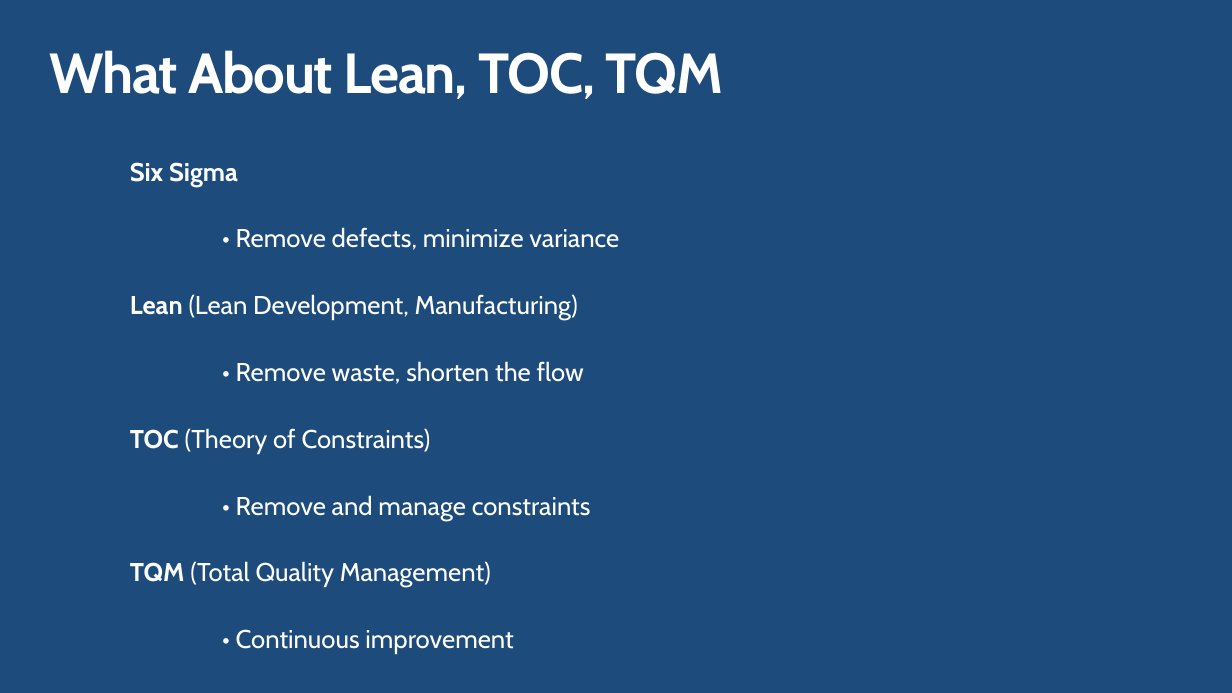
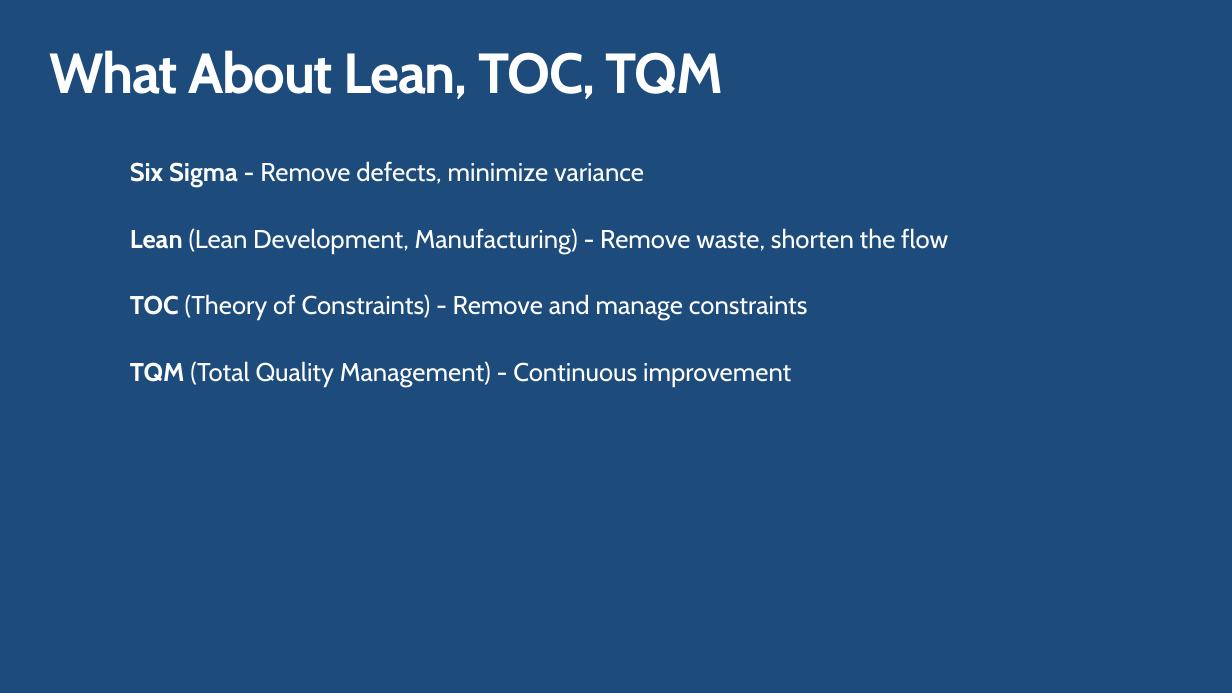
Before and after one commit to daotk/cdkpt, a slide deck: slide 38 of SPQM/Team Assignment/Team Assignment 02/K16T1-Team15-Team Assignment2/K16T1-Team15-Team Assignment2-Presentation.pptx. Drawn at 1232x693 pixels with LibreOffice and Linux fonts; fonts in the diff are those of the drawing. Boxes give left, top, right and bottom in pixels: in the first picture for what was removed or moved away, otherwise in the second. Text is boxed around its words. In the diff, an @@ line names an element or a change of style, - is before the commit and + after.

```diff
--- a/SPQM/Team Assignment/Team Assignment 02/K16T1-Team15-Team Assignment2/K16T1-Team15-Team Assignment2-Presentation.pptx
+++ b/SPQM/Team Assignment/Team Assignment 02/K16T1-Team15-Team Assignment2/K16T1-Team15-Team Assignment2-Presentation.pptx
@@ text at <box>130,161,948,387</box>: text changed @@
-Six Sigma
-• Remove defects, minimize variance
-Lean (Lean Development, Manufacturing)
-• Remove waste, shorten the flow
-TOC (Theory of Constraints)
-• Remove and manage constraints
-TQM (Total Quality Management)
-• Continuous improvement
+Six Sigma - Remove defects, minimize variance
+Lean (Lean Development, Manufacturing) - Remove waste, shorten the flow
+TOC (Theory of Constraints) - Remove and manage constraints
+TQM (Total Quality Management) - Continuous improvement
```
Also in this commit, not shown: 6 other slides changed.
